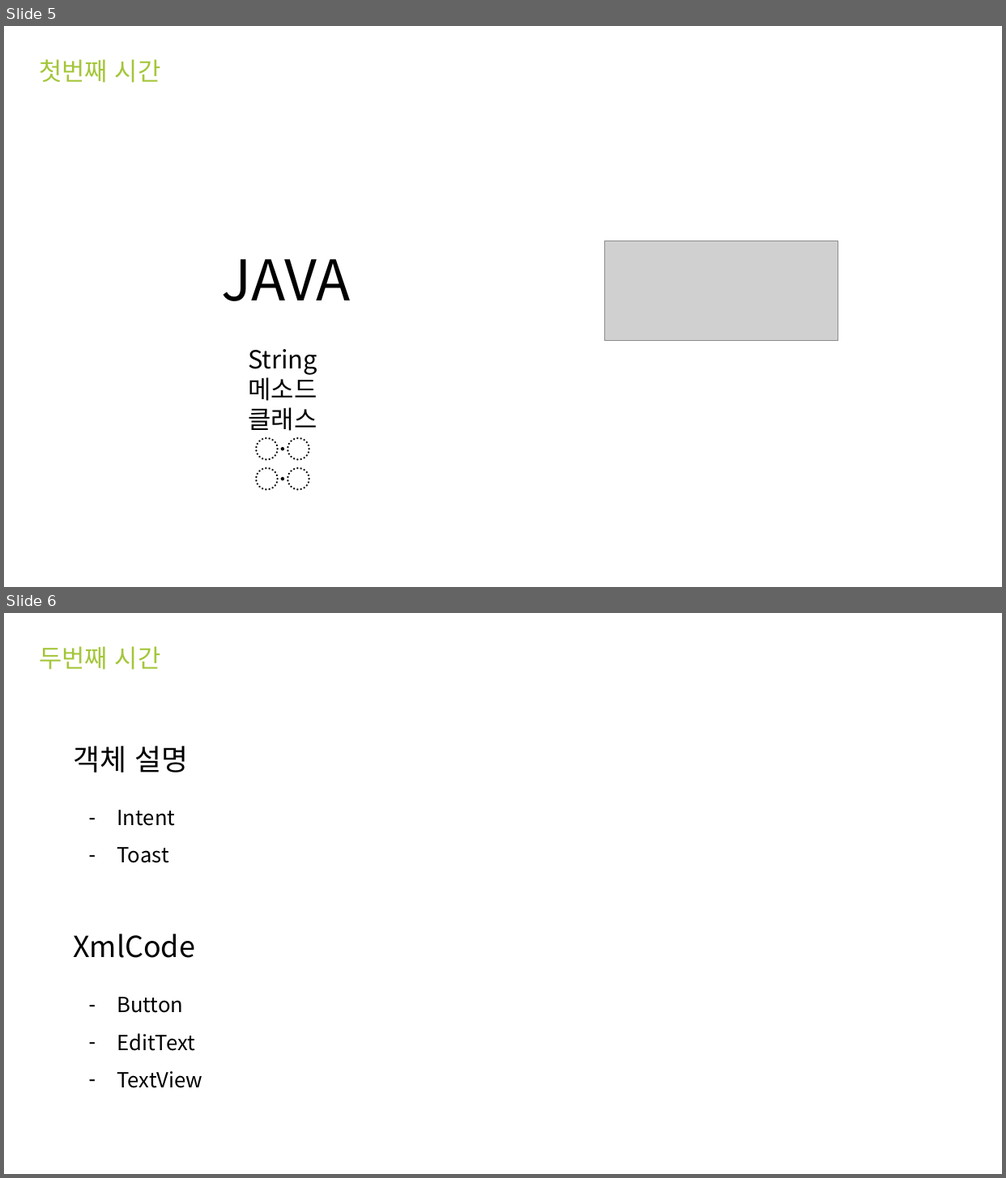
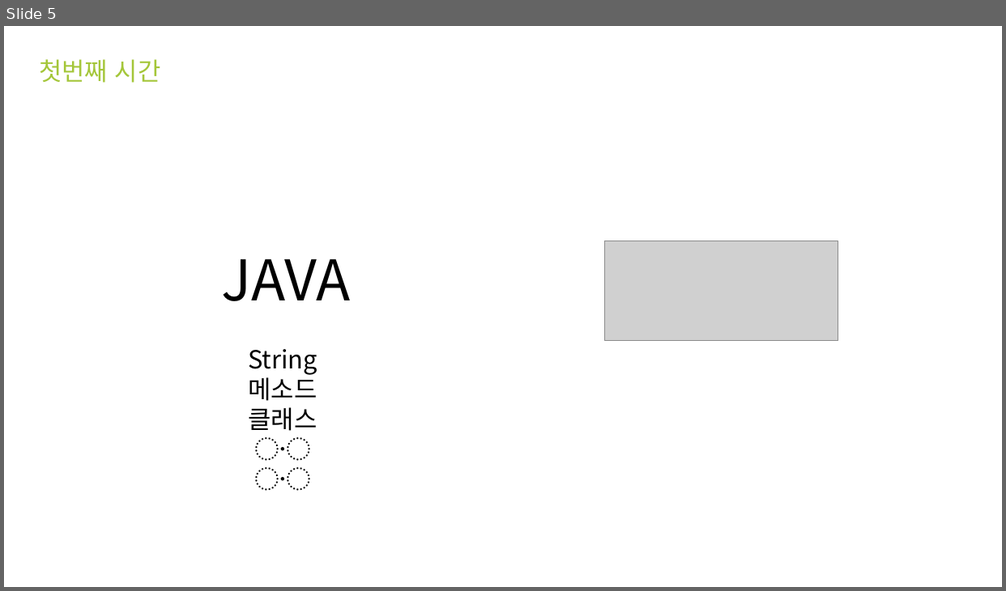
Before and after one commit to SinaGram-DSM/Tasting, a slide deck: Android/Android.pptx. Shown one above the other, each under a label of ours: slides 5 and 6 before the commit, slide 5 after it. The pictures are 1006x1178 and 1006x591 pixels, drawn with LibreOffice and Linux fonts; fonts in the diff are those of the drawing; grey boxes stand for pictures. Boxes give left, top, right and bottom in pixels: in the first picture for what was removed or moved away, otherwise in the second. Text is boxed around its words. In the diff, an @@ line names an element or a change of style, - is before the commit and + after.

```diff
--- a/Android/Android.pptx
+++ b/Android/Android.pptx
@@ slide 6 removed at [4, 613, 1002, 1174], background #FFFFFF @@
@@ text removed at [39, 646, 161, 670] @@
-두번째 시간
@@ text removed at [73, 746, 188, 773] @@
-객체 설명
@@ text removed at [117, 810, 175, 863] @@
-– Intent
-– Toast
@@ text removed at [73, 934, 195, 958] @@
-XmlCode
@@ text removed at [117, 997, 202, 1088] @@
-– Button
-– EditText
-– TextView
```
Also in this commit, not shown: 13 slides added, 1 other slide removed.
